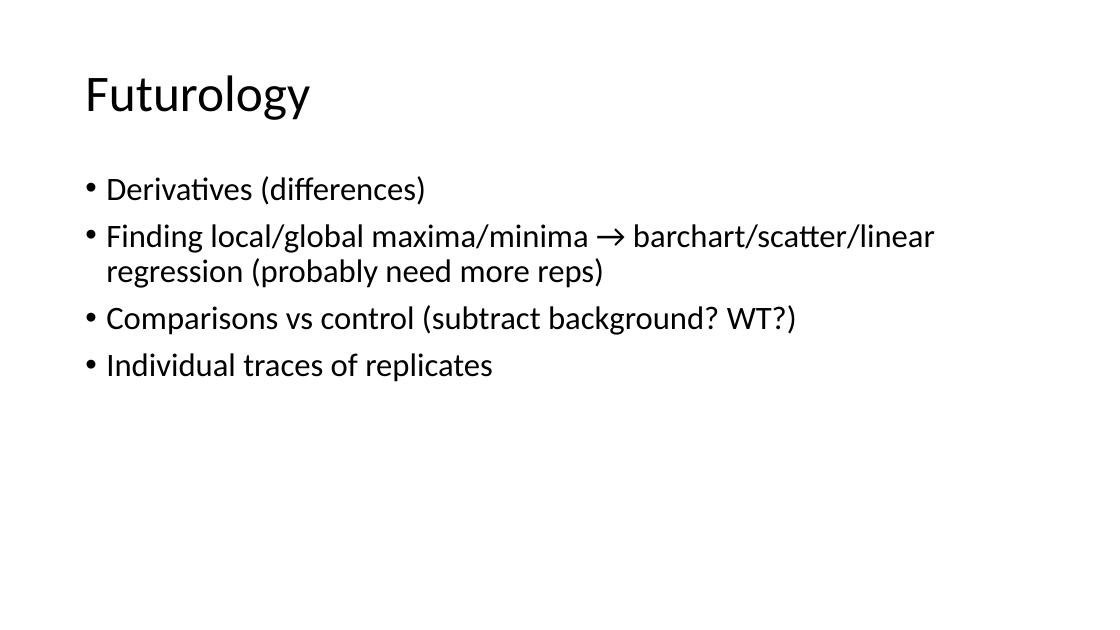
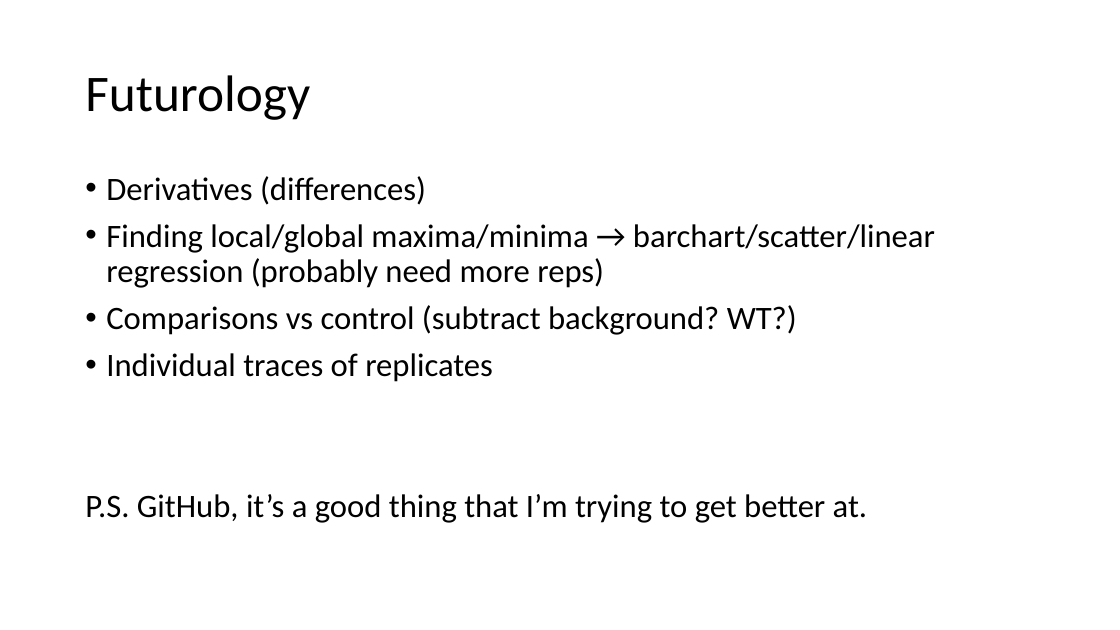
Before and after one commit to Prindle-Lab/seahorse-analysis, a slide deck: slide 4 of Seahorse_sketch.pptx. Drawn at 1120x630 pixels with LibreOffice and Linux fonts; fonts in the diff are those of the drawing. Boxes give left, top, right and bottom in pixels: in the first picture for what was removed or moved away, otherwise in the second. Text is boxed around its words. In the diff, an @@ line names an element or a change of style, - is before the commit and + after.

```diff
--- a/Seahorse_sketch.pptx
+++ b/Seahorse_sketch.pptx
@@ text at bbox=[85, 494, 868, 523]: paragraph added @@
+P.S. GitHub, it’s a good thing that I’m trying to get better at.
```
Also in this commit, not shown: 4 other files.
